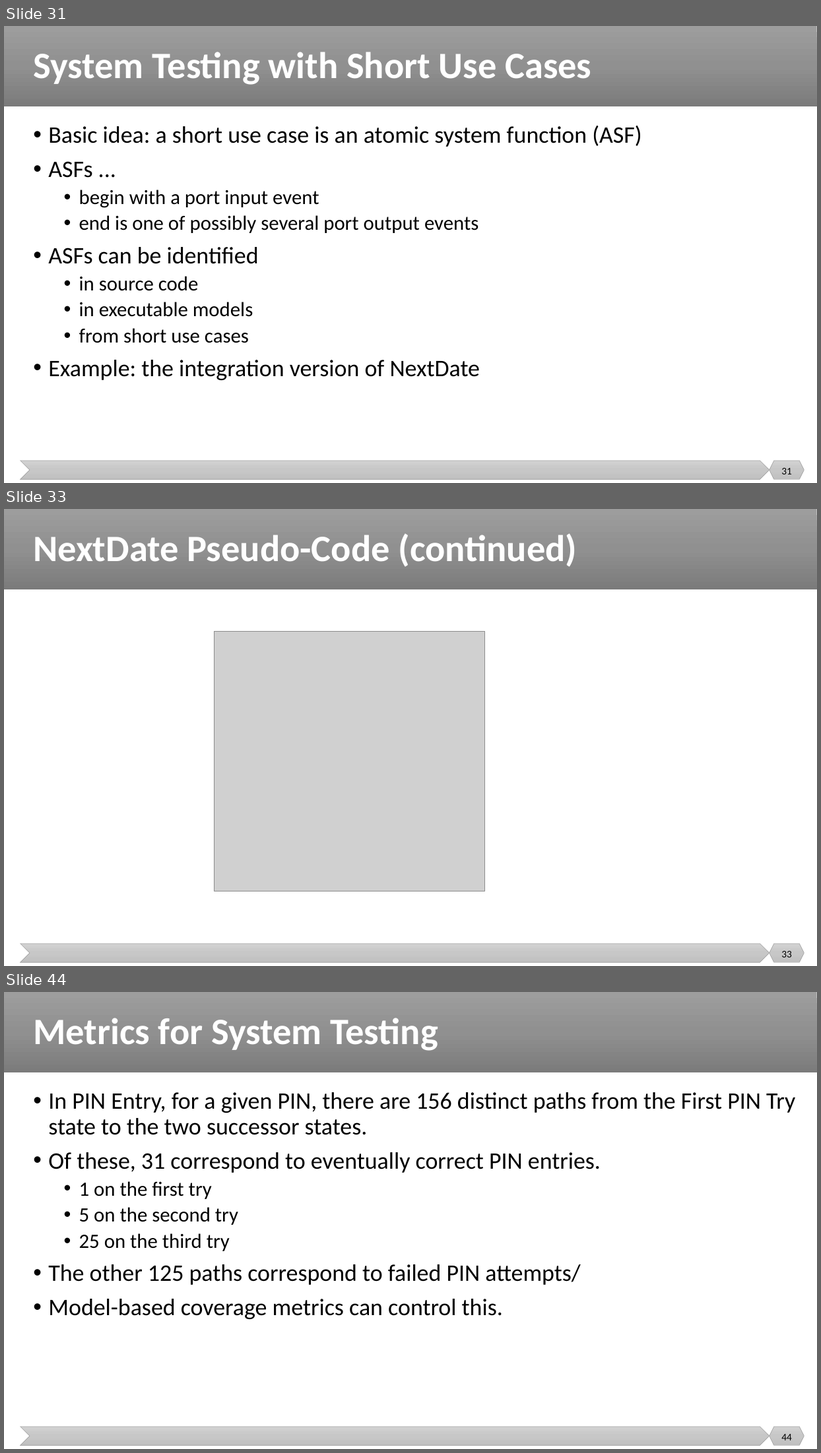
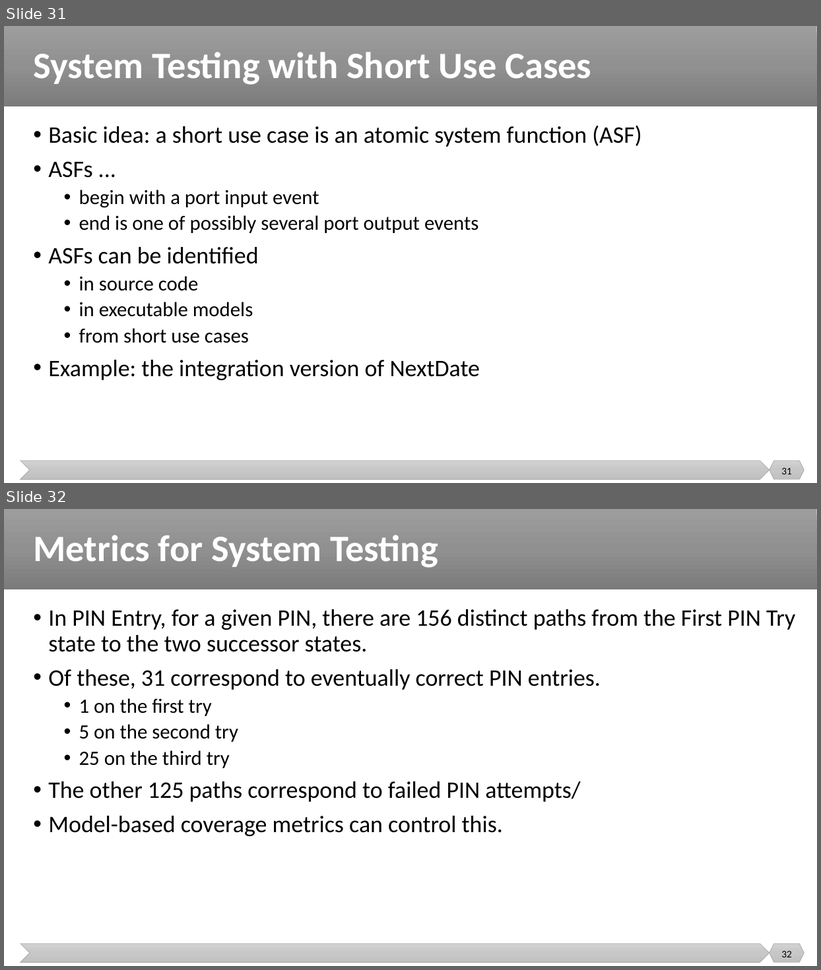
Before and after one commit to malenezi/malenezi, a slide deck: new_SE401/Lectures/8-Integration, System and Regression Testing/System Testing.pptx. Shown one above the other, each under a label of ours: slides 31, 33 and 44 before the commit, slides 31 and 32 after it; the slides between them are not shown. The pictures are 821x1453 and 821x970 pixels, drawn with LibreOffice and Linux fonts; fonts in the diff are those of the drawing; grey boxes stand for pictures. Boxes give left, top, right and bottom in pixels: in the first picture for what was removed or moved away, otherwise in the second. Text is boxed around its words. In the diff, an @@ line names an element or a change of style, - is before the commit and + after.

```diff
--- a/new_SE401/Lectures/8-Integration, System and Regression Testing/System Testing.pptx
+++ b/new_SE401/Lectures/8-Integration, System and Regression Testing/System Testing.pptx
@@ slide 33 removed at (4,509,817,966), background #FFFFFF; not listed: 3 template elements that a slide beside it also shows @@
@@ title removed at (33,533,578,566) @@
-NextDate Pseudo-Code (continued)
@@ picture removed at (215,632,485,891) @@
@@ page number removed at (781,951,792,958) @@
-33
@@ what was slide 44 is now slide 32 @@
@@ page number at (781,951,792,958): text changed @@
-44
+32
```
Also in this commit, not shown: 1 slide changed, 11 other slides removed, 1 other file.
